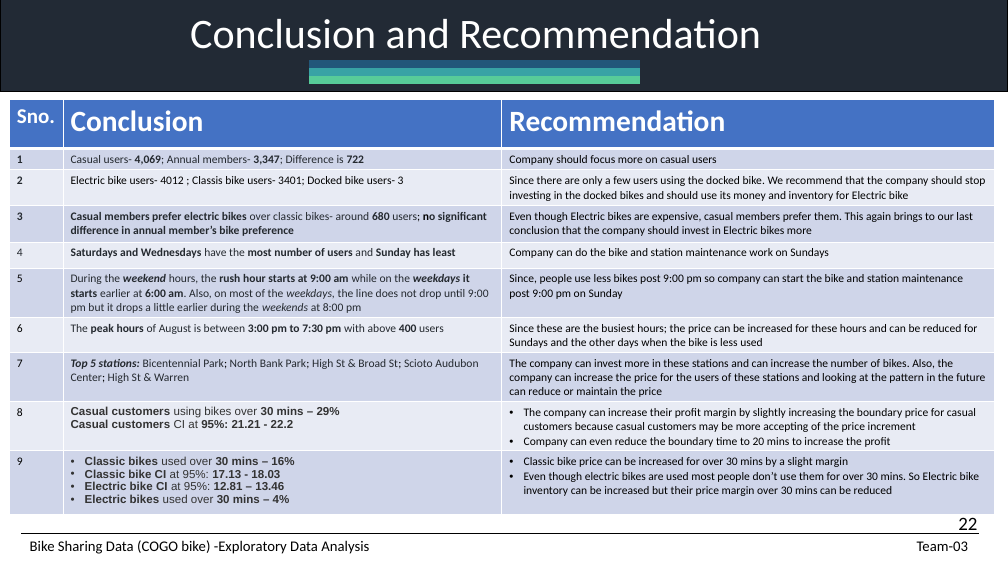
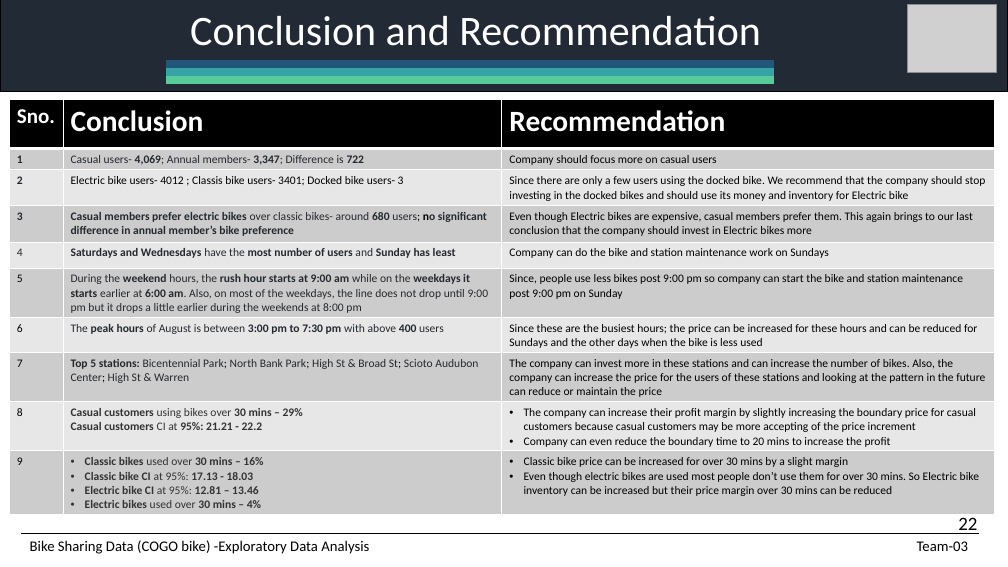
Before and after one commit to Laisouchiu/DATS-6101-Project-1, a slide deck: slide 23 of EDA_Team03_FinalProject.pptx. Drawn at 1008x567 pixels with LibreOffice and Linux fonts; fonts in the diff are those of the drawing; grey boxes stand for pictures. Boxes give left, top, right and bottom in pixels: in the first picture for what was removed or moved away, otherwise in the second. Text is boxed around its words. In the diff, an @@ line names an element or a change of style, - is before the commit and + after.

```diff
--- a/EDA_Team03_FinalProject.pptx
+++ b/EDA_Team03_FinalProject.pptx
@@ picture added at (908, 5, 997, 73) @@
@@ rectangle: place and size @@
-rectangle at (309, 61, 639, 70)
+rectangle at (166, 61, 774, 70)
@@ rectangle: place and size @@
-rectangle at (309, 69, 639, 76)
+rectangle at (166, 69, 774, 76)
@@ rectangle: place and size @@
-rectangle at (309, 76, 639, 84)
+rectangle at (166, 76, 774, 84)
@@ table at (9, 100, 995, 514) @@
@@ fill #4472C4 to #000000 in row 1 @@
@@ fill #CFD5EA to #CCCCCC in 15 cells @@
@@ fill #E9EBF5 to #E7E7E7 in 12 cells @@
@@ italic off in "weekend weekdays weekdays, weekends", "Top 5 stations:" @@
@@ font Arial to Calibri in "Casual customers using bikes over 30 mins ...", "Casual customers CI at 95%: 21.21 - ...", "Classic bikes used over 30 mins – ...", "Classic bike CI at 95%: 17.13 - ..." and 2 more places @@
```
Also in this commit, not shown: 22 other slides changed, 1 slide added.
